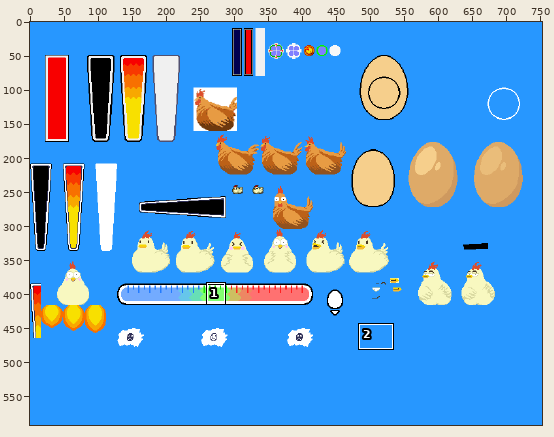
Edited in one commit: sprite sheet (assets/images/sprites_p.png). The first picture is a wide view before the edit; the outline marks the close-up.
Close-up. Before the commit:
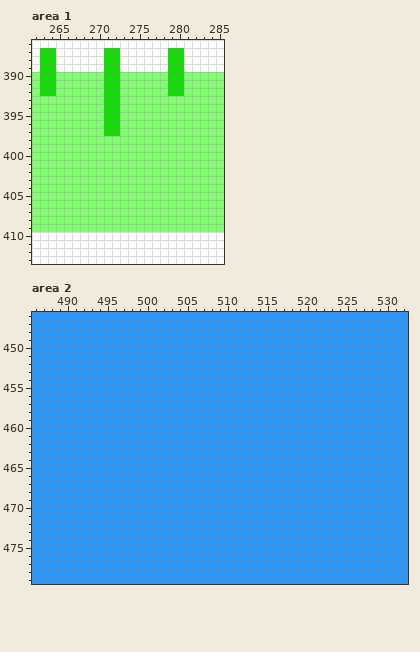
The file is 752x592 pixels. Colours within 5 levels of each other are drawn and written as one. Shown: area 1: x 262..285, y 386..413; area 2: x 486..532, y 446..479. The commit also changed other parts of the picture, which this record leaves out.
Now the later version:
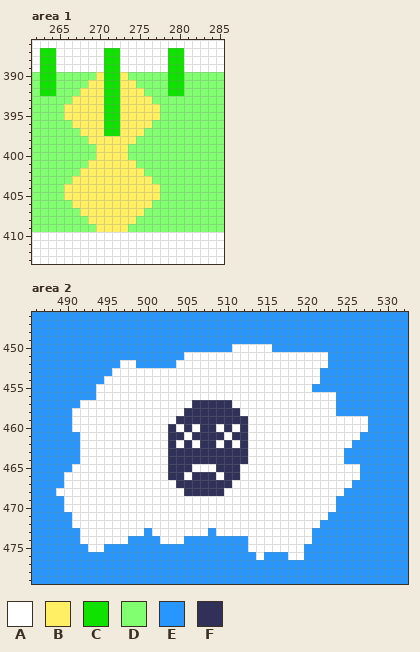
Palette (. is transparent): A #ffffff  B #ffef65  C #10e200  D #82ff71  E #2797ff  F #303058
Change:
--- area 1
@@ x 264..279 @@
 389 CAAAAAACCAAAAAAC
-390 CDDDDDDCCDDDDDDC
-391 CDDDDDDCCDDDDDDC
-392 CDDDDDDCCDDDDDDC
-393 DDDDDDDCCDDDDDDD
-394 DDDDDDDCCDDDDDDD
-395 DDDDDDDCCDDDDDDD
-396 DDDDDDDCCDDDDDDD
-397 DDDDDDDCCDDDDDDD
-398 DDDDDDDDDDDDDDDD
-399 DDDDDDDDDDDDDDDD
-400 DDDDDDDDDDDDDDDD
-401 DDDDDDDDDDDDDDDD
-402 DDDDDDDDDDDDDDDD
-403 DDDDDDDDDDDDDDDD
-404 DDDDDDDDDDDDDDDD
-405 DDDDDDDDDDDDDDDD
-406 DDDDDDDDDDDDDDDD
-407 DDDDDDDDDDDDDDDD
-408 DDDDDDDDDDDDDDDD
-409 DDDDDDDDDDDDDDDD
+390 CDDDDDBCCBDDDDDC
+391 CDDDDBBCCBBDDDDC
+392 CDDDBBBCCBBBDDDC
+393 DDDBBBBCCBBBBDDD
+394 DDBBBBBCCBBBBBDD
+395 DDBBBBBCCBBBBBDD
+396 DDDBBBBCCBBBBDDD
+397 DDDDBBBCCBBBDDDD
+398 DDDDDBBBBBBDDDDD
+399 DDDDDDBBBBDDDDDD
+400 DDDDDDBBBBDDDDDD
+401 DDDDDBBBBBBDDDDD
+402 DDDDBBBBBBBBDDDD
+403 DDDBBBBBBBBBBDDD
+404 DDBBBBBBBBBBBBDD
+405 DDBBBBBBBBBBBBDD
+406 DDDBBBBBBBBBBDDD
+407 DDDDBBBBBBBBDDDD
+408 DDDDDBBBBBBDDDDD
+409 DDDDDDBBBBDDDDDD
 410 AAAAAAAAAAAAAAAA
--- area 2
@@ x 486..532 @@
 449 EEEEEEEEEEEEEEEEEEEEEEEEEEEEEEEEEEEEEEEEEEEEEEE
-450 EEEEEEEEEEEEEEEEEEEEEEEEEEEEEEEEEEEEEEEEEEEEEEE
-451 EEEEEEEEEEEEEEEEEEEEEEEEEEEEEEEEEEEEEEEEEEEEEEE
-452 EEEEEEEEEEEEEEEEEEEEEEEEEEEEEEEEEEEEEEEEEEEEEEE
-453 EEEEEEEEEEEEEEEEEEEEEEEEEEEEEEEEEEEEEEEEEEEEEEE
-454 EEEEEEEEEEEEEEEEEEEEEEEEEEEEEEEEEEEEEEEEEEEEEEE
-455 EEEEEEEEEEEEEEEEEEEEEEEEEEEEEEEEEEEEEEEEEEEEEEE
-456 EEEEEEEEEEEEEEEEEEEEEEEEEEEEEEEEEEEEEEEEEEEEEEE
-457 EEEEEEEEEEEEEEEEEEEEEEEEEEEEEEEEEEEEEEEEEEEEEEE
-458 EEEEEEEEEEEEEEEEEEEEEEEEEEEEEEEEEEEEEEEEEEEEEEE
-459 EEEEEEEEEEEEEEEEEEEEEEEEEEEEEEEEEEEEEEEEEEEEEEE
-460 EEEEEEEEEEEEEEEEEEEEEEEEEEEEEEEEEEEEEEEEEEEEEEE
-461 EEEEEEEEEEEEEEEEEEEEEEEEEEEEEEEEEEEEEEEEEEEEEEE
-462 EEEEEEEEEEEEEEEEEEEEEEEEEEEEEEEEEEEEEEEEEEEEEEE
-463 EEEEEEEEEEEEEEEEEEEEEEEEEEEEEEEEEEEEEEEEEEEEEEE
-464 EEEEEEEEEEEEEEEEEEEEEEEEEEEEEEEEEEEEEEEEEEEEEEE
-465 EEEEEEEEEEEEEEEEEEEEEEEEEEEEEEEEEEEEEEEEEEEEEEE
-466 EEEEEEEEEEEEEEEEEEEEEEEEEEEEEEEEEEEEEEEEEEEEEEE
-467 EEEEEEEEEEEEEEEEEEEEEEEEEEEEEEEEEEEEEEEEEEEEEEE
-468 EEEEEEEEEEEEEEEEEEEEEEEEEEEEEEEEEEEEEEEEEEEEEEE
-469 EEEEEEEEEEEEEEEEEEEEEEEEEEEEEEEEEEEEEEEEEEEEEEE
-470 EEEEEEEEEEEEEEEEEEEEEEEEEEEEEEEEEEEEEEEEEEEEEEE
-471 EEEEEEEEEEEEEEEEEEEEEEEEEEEEEEEEEEEEEEEEEEEEEEE
-472 EEEEEEEEEEEEEEEEEEEEEEEEEEEEEEEEEEEEEEEEEEEEEEE
-473 EEEEEEEEEEEEEEEEEEEEEEEEEEEEEEEEEEEEEEEEEEEEEEE
-474 EEEEEEEEEEEEEEEEEEEEEEEEEEEEEEEEEEEEEEEEEEEEEEE
-475 EEEEEEEEEEEEEEEEEEEEEEEEEEEEEEEEEEEEEEEEEEEEEEE
-476 EEEEEEEEEEEEEEEEEEEEEEEEEEEEEEEEEEEEEEEEEEEEEEE
+450 EEEEEEEEEEEEEEEEEEEEEEEEEAAAAAEEEEEEEEEEEEEEEEE
+451 EEEEEEEEEEEEEEEEEEEAAAAAAAAAAAAAAAAAAEEEEEEEEEE
+452 EEEEEEEEEEEAAEEEEEAAAAAAAAAAAAAAAAAAAEEEEEEEEEE
+453 EEEEEEEEEEAAAAAAAAAAAAAAAAAAAAAAAAAAEEEEEEEEEEE
+454 EEEEEEEEEAAAAAAAAAAAAAAAAAAAAAAAAAAAEEEEEEEEEEE
+455 EEEEEEEEAAAAAAAAAAAAAAAAAAAAAAAAAAAEEEEEEEEEEEE
+456 EEEEEEEEAAAAAAAAAAAAAAAAAAAAAAAAAAAAAAEEEEEEEEE
+457 EEEEEEAAAAAAAAAAAAAAFFFFFAAAAAAAAAAAAAEEEEEEEEE
+458 EEEEEAAAAAAAAAAAAAAFFFFFFFAAAAAAAAAAAAEEEEEEEEE
+459 EEEEEAAAAAAAAAAAAAFFFFFFFFFAAAAAAAAAAAAAAAEEEEE
+460 EEEEEAAAAAAAAAAAAFAFAFFAFAFAAAAAAAAAAAAAAAEEEEE
+461 EEEEEEAAAAAAAAAAAFFAFFFFAFFAAAAAAAAAAAAAAEEEEEE
+462 EEEEEEAAAAAAAAAAAFAFAFFAFAFAAAAAAAAAAAAAEEEEEEE
+463 EEEEEEAAAAAAAAAAAFFFFFFFFFFAAAAAAAAAAAAEEEEEEEE
+464 EEEEEEAAAAAAAAAAAFFFFFFFFFFAAAAAAAAAAAAEEEEEEEE
+465 EEEEEAAAAAAAAAAAAFFFAAAFFFAAAAAAAAAAAAAAAEEEEEE
+466 EEEEAAAAAAAAAAAAAFFAFFFAFFAAAAAAAAAAAAAAAEEEEEE
+467 EEEEAAAAAAAAAAAAAAFFFFFFFAAAAAAAAAAAAAAAEEEEEEE
+468 EEEAAAAAAAAAAAAAAAAFFFFFAAAAAAAAAAAAAAAEEEEEEEE
+469 EEEEAAAAAAAAAAAAAAAAAAAAAAAAAAAAAAAAAAEEEEEEEEE
+470 EEEEAAAAAAAAAAAAAAAAAAAAAAAAAAAAAAAAAAEEEEEEEEE
+471 EEEEEAAAAAAAAAAAAAAAAAAAAAAAAAAAAAAAAEEEEEEEEEE
+472 EEEEEAAAAAAAAAAAAAAAAAAAAAAAAAAAAAAAEEEEEEEEEEE
+473 EEEEEEAAAAAAAAEAAAAAAAEAAAAAAAAAAAAEEEEEEEEEEEE
+474 EEEEEEAAAAAAEEEEAAAEEEEEEEEAAAAAAAAEEEEEEEEEEEE
+475 EEEEEEEAAEEEEEEEEEEEEEEEEEEAAAAAAAEEEEEEEEEEEEE
+476 EEEEEEEEEEEEEEEEEEEEEEEEEEEEAEEEAAEEEEEEEEEEEEE
 477 EEEEEEEEEEEEEEEEEEEEEEEEEEEEEEEEEEEEEEEEEEEEEEE
Boxes around the changes in both close-ups, in picture pixels (x1, y1, x2, y2):
changed: (64, 72, 160, 232)
changed: (56, 344, 368, 560)
